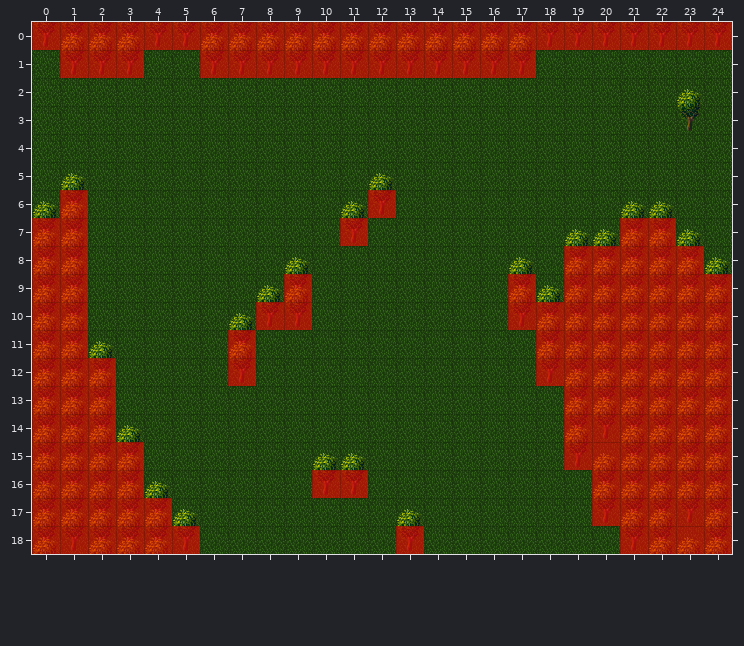
Two states of a Tiled map, resources/maps/testmap.tmx. Above, as it was before the edit.
Cells are 32x32 px. Shown: x 0..24, y 0..18.
The result:
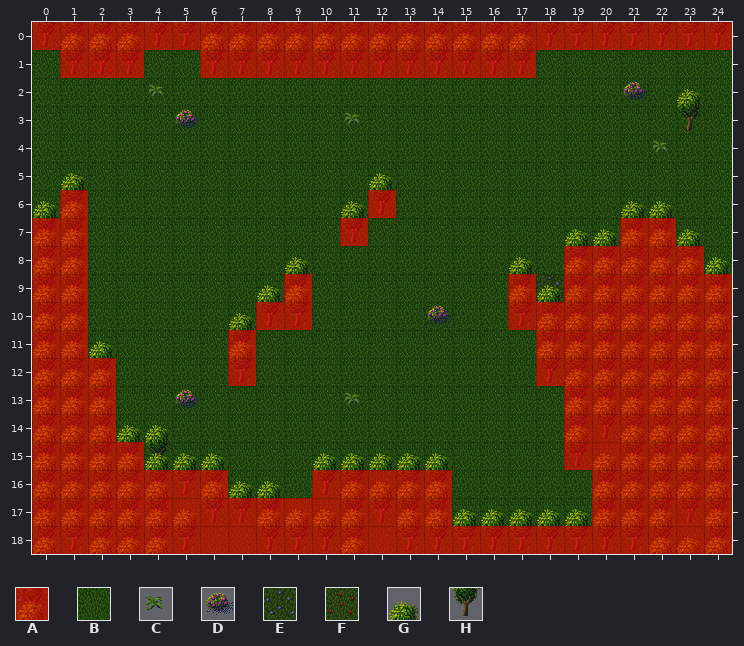
Key: from "Collision": A 0; from "Odyssey": B 32, C 48, D 49, E 50, F 51, G 55, H 62.
_ is an empty cell.
See-through tiles are keyed as they look on the map.
Edits made:
Layer "Ground":
y 1: x 2 B -> F
y 8: x 21 B -> E
y 9: x 18..19 BB -> EE; x 21 B -> E
y 10: x 18 B -> E; x 20 B -> E
Layer "Background":
y 2: x 4 _ -> C; x 21 _ -> D
y 3: x 5 _ -> D; x 11 _ -> C
y 4: x 22 _ -> C
y 10: x 14 _ -> D
y 13: x 5 _ -> D; x 11 _ -> C
y 15: x 4 _ -> H
y 16: x 4..6 ___ -> HHH; x 13..14 __ -> HH
y 17: x 6..8 ___ -> HHH; x 11..14 ____ -> HHHH
y 18: x 8..11 ____ -> HHHH; x 14..20 _______ -> HHHHHHH
Layer "Foreground":
y 14: x 4 _ -> G
y 15: x 4..6 ___ -> GGG; x 12..14 ___ -> GGG
y 16: x 6..8 ___ -> GGG; x 11..14 ____ -> GGGG
y 17: x 8..11 ____ -> GGGG; x 14..20 _______ -> GGGGGGG
y 18: x 11 _ -> G
Layer "Collision":
y 16: x 4..6 ___ -> AAA; x 12..14 ___ -> AAA
y 17: x 5..14 __________ -> AAAAAAAAAA
y 18: x 6..12 _______ -> AAAAAAA; x 14..20 _______ -> AAAAAAA
Pixel boxes of the changes (left, top, right, bottom) in both pictures:
changed: (91, 58, 113, 75)
added: (148, 85, 199, 130)
added: (623, 82, 647, 102)
added: (344, 113, 359, 125)
added: (652, 141, 667, 153)
changed: (536, 246, 648, 330)
added: (427, 306, 451, 326)
added: (144, 390, 620, 554)
